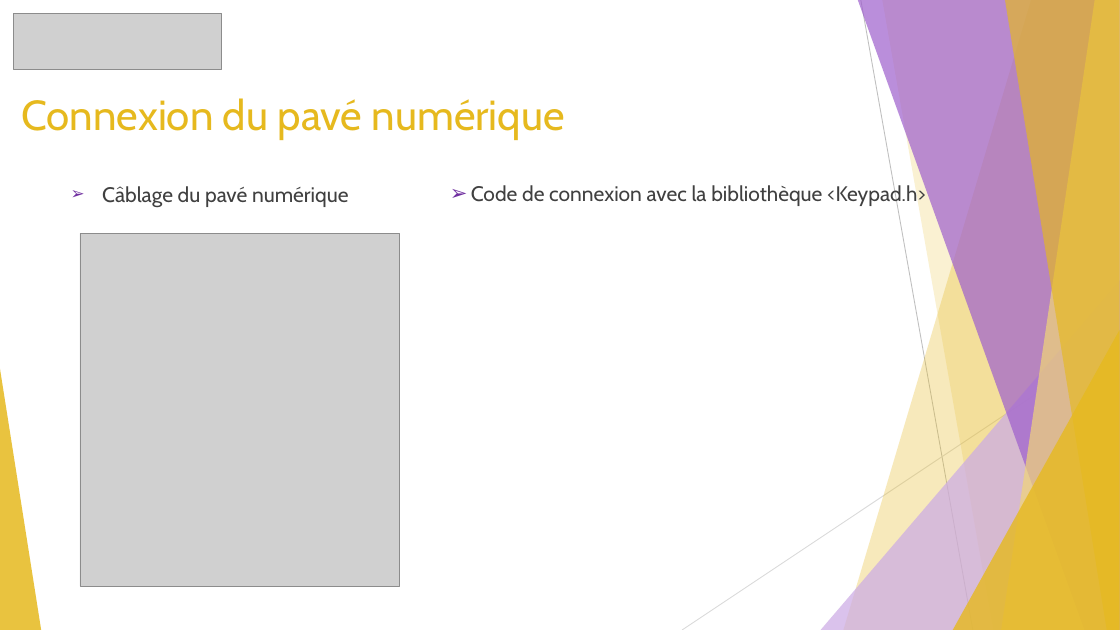
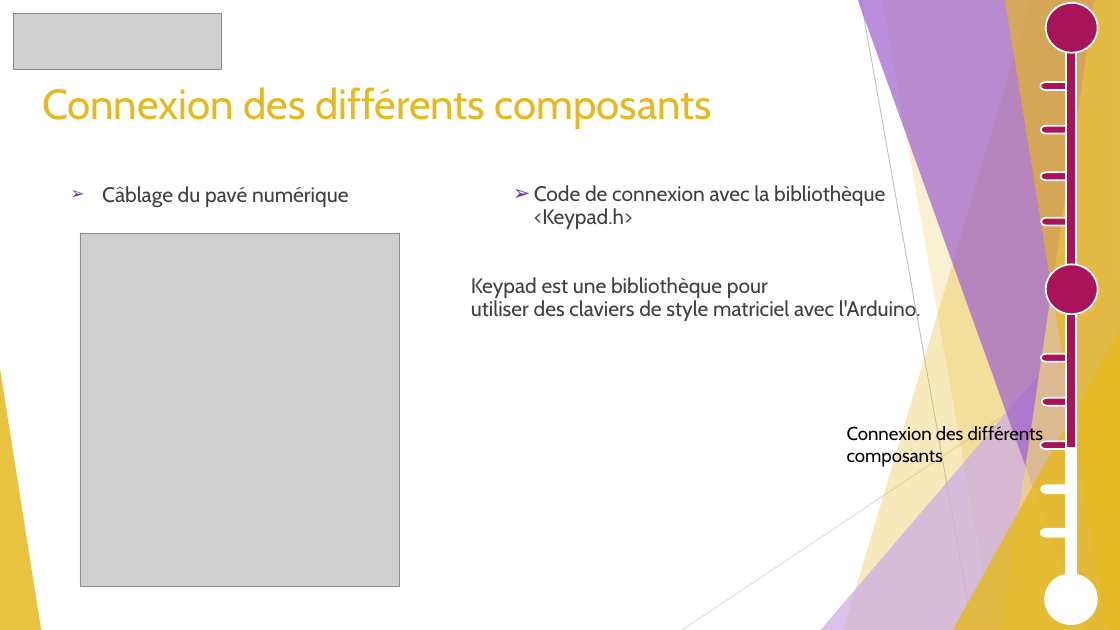
Before and after one commit to GuiguiMvn/Systeme-Escape-Game-Telethon, a slide deck: slide 19 of Cyril/Diapositives/Projet Théléton REVUE 2.pptx (slide 17 before the commit). Drawn at 1120x630 pixels with LibreOffice and Linux fonts; fonts in the diff are those of the drawing; grey boxes stand for pictures. Boxes give left, top, right and bottom in pixels: in the first picture for what was removed or moved away, otherwise in the second. Text is boxed around its words. In the diff, an @@ line names an element or a change of style, - is before the commit and + after.

```diff
--- a/Cyril/Diapositives/Projet Théléton REVUE 2.pptx
+++ b/Cyril/Diapositives/Projet Théléton REVUE 2.pptx
@@ ellipse added at box(1046, 3, 1098, 52), fill #A8135A, outline #FFFFFF 1.5 pt @@
@@ rectangle added at box(1066, 16, 1075, 590), fill #FFFFFF, outline #FFFFFF 1.5 pt @@
@@ rectangle added at box(1066, 40, 1076, 449), fill #A8135A, outline #FFFFFF 1.5 pt @@
@@ text added at box(42, 87, 712, 129), 36 pt, text #E6B91E @@
+Connexion des différents composants
@@ pill shape added at box(1040, 82, 1073, 90), fill #A8135A, outline #FFFFFF 1.5 pt @@
@@ title removed at box(22, 98, 565, 140) @@
-Connexion du pavé numérique
@@ rectangle added at box(1066, 92, 1075, 97), fill #A8135A, outline #FFFFFF 1.5 pt @@
@@ pill shape added at box(1041, 126, 1074, 134), fill #A8135A, outline #FFFFFF 1.5 pt @@
@@ pill shape added at box(1041, 172, 1074, 180), fill #A8135A, outline #FFFFFF 1.5 pt @@
@@ pill shape added at box(1041, 218, 1074, 225), fill #A8135A, outline #FFFFFF 1.5 pt @@
@@ ellipse added at box(1046, 265, 1098, 314), fill #A8135A, outline #FFFFFF 1.5 pt @@
@@ text at box(471, 277, 921, 321): paragraph added @@
+Keypad est une bibliothèque pour utiliser des claviers de style matriciel avec l'Arduino.
@@ pill shape added at box(1041, 354, 1074, 361), fill #A8135A, outline #FFFFFF 1.5 pt @@
@@ pill shape added at box(1042, 398, 1075, 406), fill #A8135A, outline #FFFFFF 1.5 pt @@
@@ text added at box(847, 425, 1043, 468), 16 pt, text #000000 @@
+Connexion des différents composants
@@ pill shape added at box(1040, 441, 1073, 449), fill #A8135A, outline #FFFFFF 1.5 pt @@
@@ pill shape added at box(1041, 486, 1074, 493), fill #FFFFFF, outline #FFFFFF 1.5 pt @@
@@ pill shape added at box(1041, 529, 1074, 537), fill #FFFFFF, outline #FFFFFF 1.5 pt @@
@@ ellipse added at box(1045, 575, 1097, 624), fill #FFFFFF, outline #FFFFFF 1.5 pt @@
```
Also in this commit, not shown: 19 other slides changed, 3 slides added, 1 slide removed, 1 other file.
